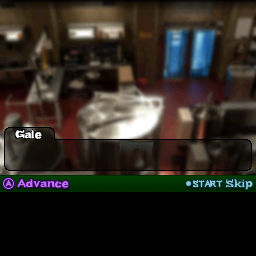
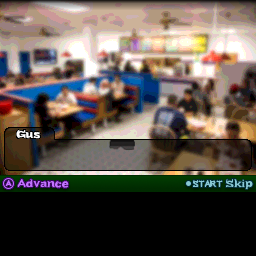
Before/after of a 256x256 layered artwork. What changed in the layer stack:
added group "Lab-Gale" (1st of 2) with 16 layers above "Lab-Gale" over [0, 0, 256, 175]
added layer "Gus" in group "Lab-Gale" over [16, 130, 40, 139]
added layer "Rectangle 9" (1st of 2, in "Lab-Gale") in group "Lab-Gale" over [5, 128, 251, 170]
added layer "Gradient Fill 1" (1st of 2, in "Lab-Gale") in group "Lab-Gale" over [0, 0, 256, 10]
added layer "Layer 92" in group "Lab-Gale" over [109, 140, 135, 150]
added layer "Layer 94" in group "Lab-Gale" over [0, 0, 256, 175]
added layer "Layer 88" in group "Lab-Gale" over [0, 0, 256, 175]
renamed "Lab" to "Lab-Gale", hid the group it (15 layers), moved it above "Mix" over [0, 0, 256, 175]
painted on "Gradient Fill 1" (2nd of 2, in "Lab-Gale") over [1, 0, 254, 10]
